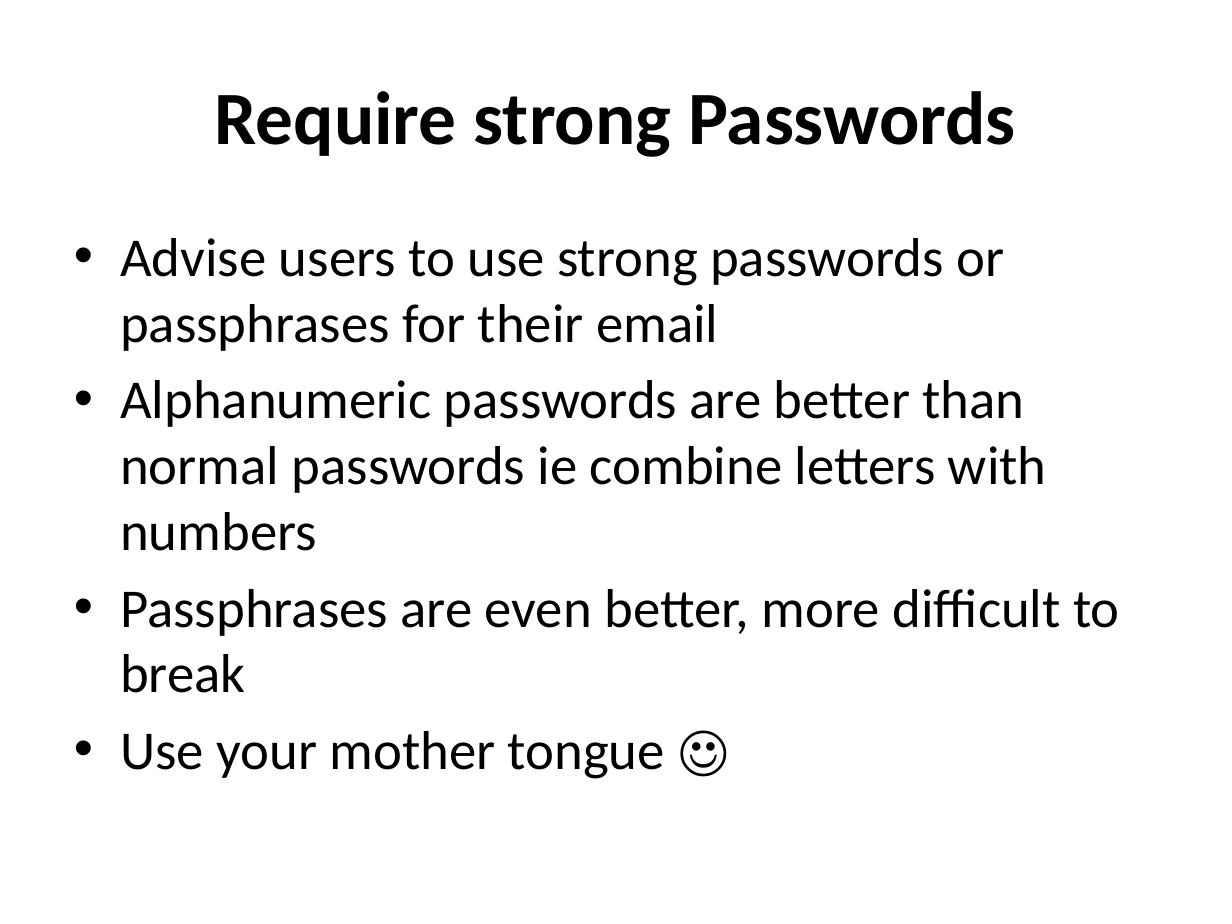
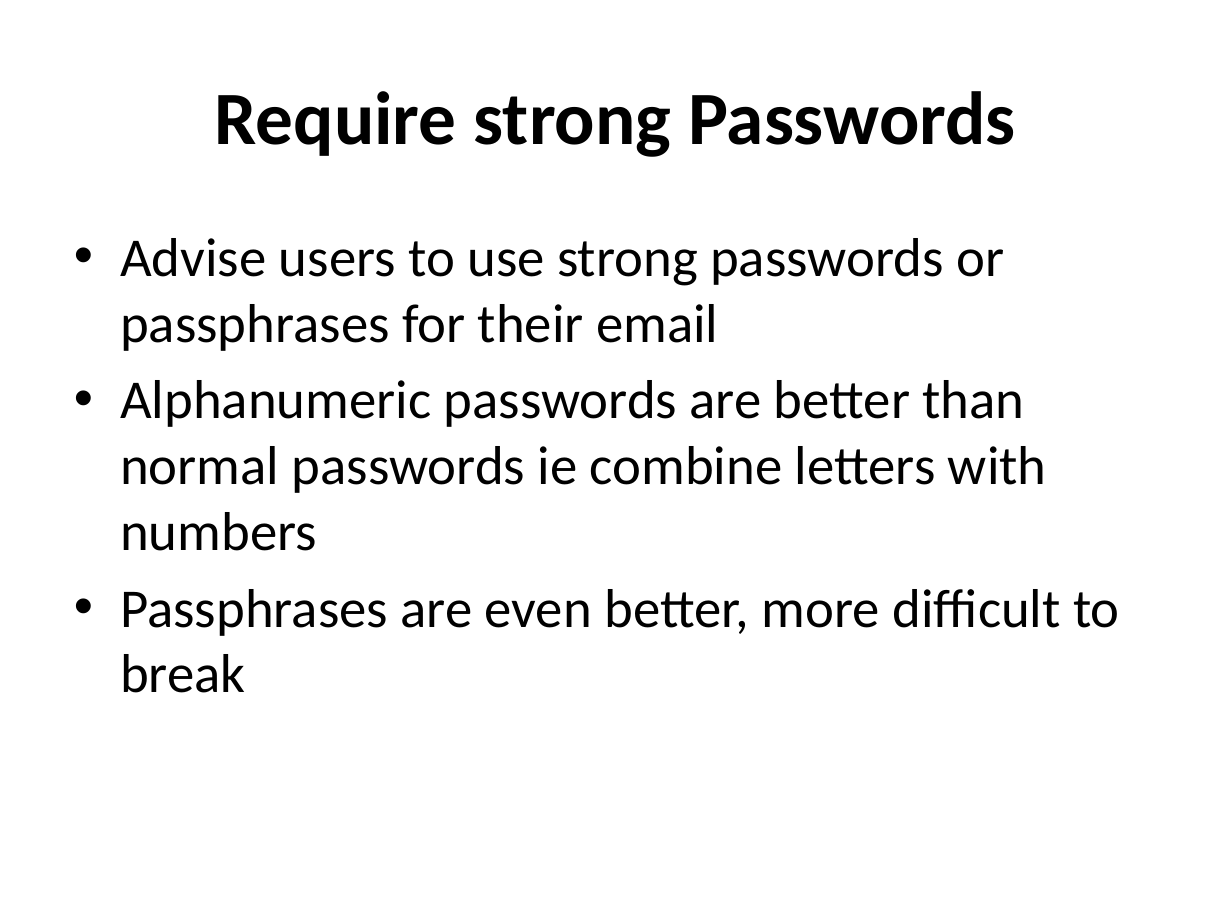
Before and after one commit to afnog/sse, a slide deck: slide 27 of postfix/postfix-mailgateway-debian.pptx (slide 11 before the commit). Drawn at 1232x924 pixels with LibreOffice and Linux fonts; fonts in the diff are those of the drawing. Boxes give left, top, right and bottom in pixels: in the first picture for what was removed or moved away, otherwise in the second. Text is boxed around its words. In the diff, an @@ line names an element or a change of style, - is before the commit and + after.

```diff
--- a/postfix/postfix-mailgateway-debian.pptx
+++ b/postfix/postfix-mailgateway-debian.pptx
@@ text at (x1=120, y1=731, x2=665, y2=779): paragraph removed @@
-• Use your mother tongue ☺
```
Also in this commit, not shown: 9 other slides changed, 8 slides added, 3 slides removed.
